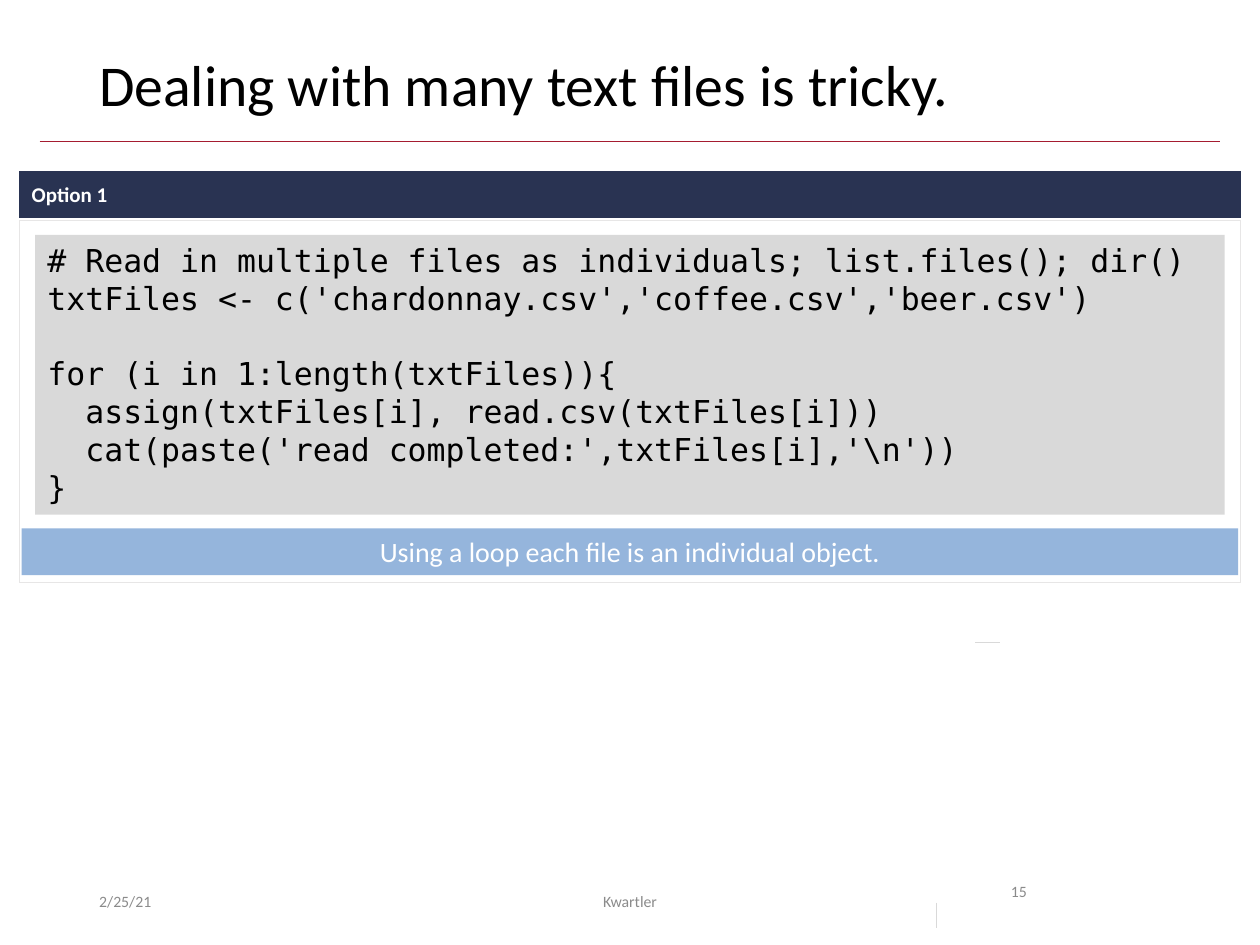
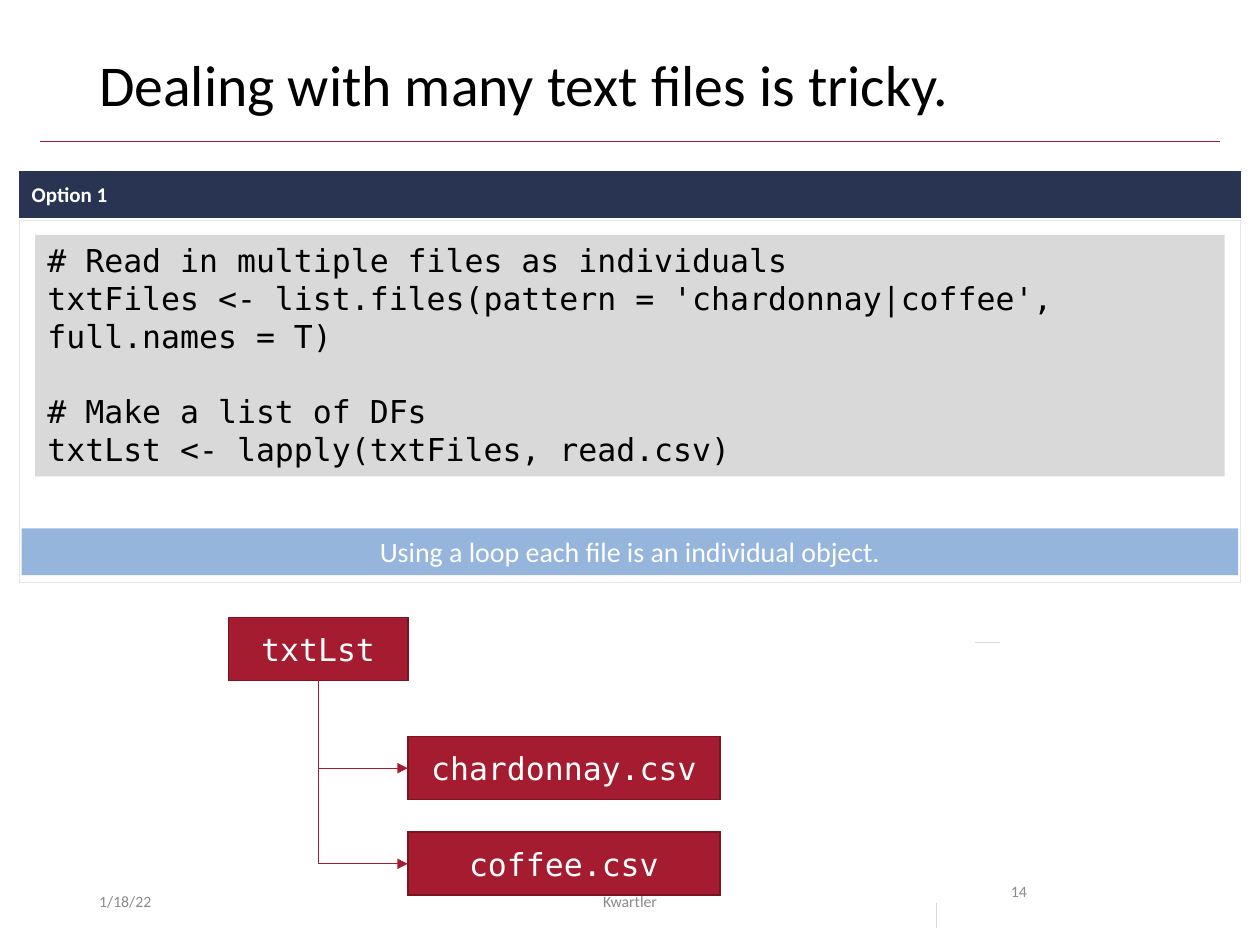
Before and after one commit to kwartler/Hult_NLP_student_intensive, a slide deck: slide 14 of lessons/class2/Class2E_wordclouds.pptx (slide 15 before the commit). Drawn at 1260x945 pixels with LibreOffice and Linux fonts; fonts in the diff are those of the drawing. Boxes give left, top, right and bottom in pixels: in the first picture for what was removed or moved away, otherwise in the second. Text is boxed around its words. In the diff, an @@ line names an element or a change of style, - is before the commit and + after.

```diff
--- a/lessons/class2/Class2E_wordclouds.pptx
+++ b/lessons/class2/Class2E_wordclouds.pptx
@@ rectangle "# Read in multiple files ...": place and size @@
-rectangle "# Read in multiple files ..." at (35, 234, 1225, 514)
+rectangle "# Read in multiple files ..." at (35, 234, 1225, 476)
@@ text in rectangle at (47, 248, 1052, 468): text changed @@
-# Read in multiple files as individuals; list.files(); dir()
-txtFiles <- c('chardonnay.csv','coffee.csv','beer.csv')
-for (i in 1:length(txtFiles)){
-assign(txtFiles[i], read.csv(txtFiles[i]))
-cat(paste('read completed:',txtFiles[i],'\n'))
-}
+# Read in multiple files as individuals
+txtFiles <- list.files(pattern = 'chardonnay|coffee', full.names = T)
+# Make a list of DFs
+txtLst <- lapply(txtFiles, read.csv)
@@ rectangle added at (228, 617, 407, 680), fill #A51C30, outline #7A1524 1 pt, 18 pt, text #FFFFFF @@
+txtLst
@@ elbow arrow added from (318, 680) to (408, 769), #A51C30 0.5 pt @@
@@ elbow arrow added from (318, 680) to (408, 864), #A51C30 0.5 pt @@
@@ rectangle added at (408, 737, 721, 800), fill #A51C30, outline #7A1524 1 pt, 18 pt, text #FFFFFF @@
+chardonnay.csv
@@ rectangle added at (408, 833, 721, 896), fill #A51C30, outline #7A1524 1 pt, 18 pt, text #FFFFFF @@
+coffee.csv
@@ text at (99, 896, 151, 908): text changed @@
-2/25/21
+1/18/22
@@ page number at (1011, 887, 1027, 897): text changed @@
-15
+14
```
Also in this commit, not shown: 26 other slides changed, 2 slides added, 7 slides removed, 8 other files.
